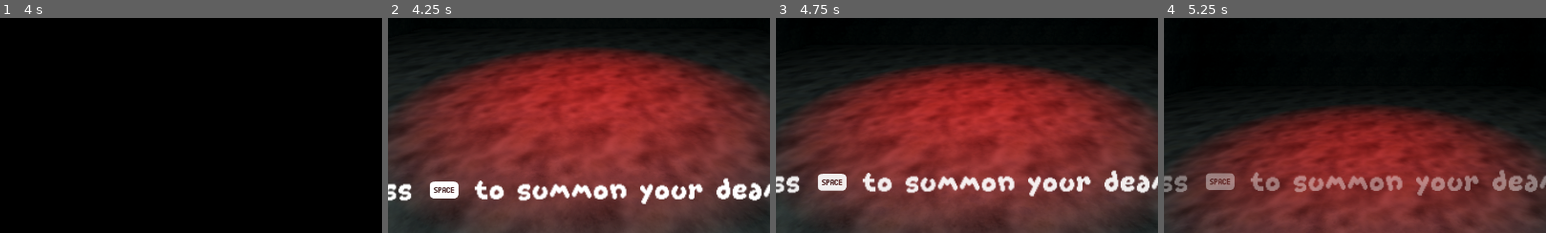
Above: before the commit, frames 1-4 (left to right).
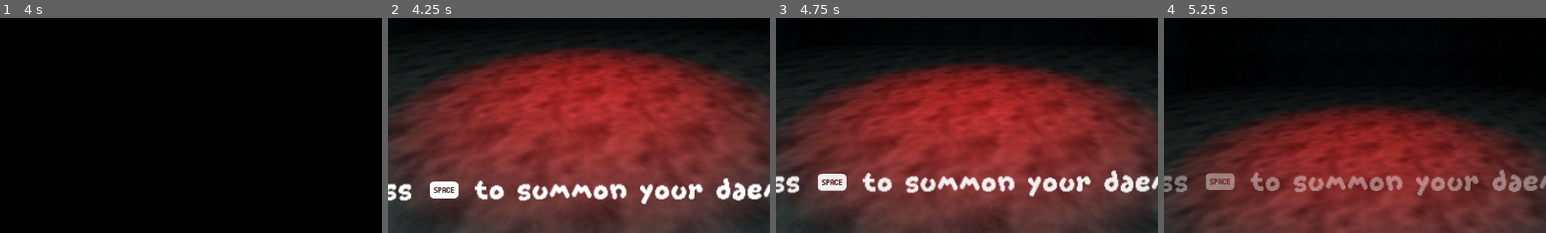
Above: after the commit, the same moments.

Repository: Bigaston/LDJam55
Game: Godot game, scene res://scenes/main.tscn
The game is run twice, just before and just after one commit, with the same random seed, the same clock (stepped at 60 frames per second) and the same inputs.
Inputs (mouse positions are % of the whole screen's width and height, from its top left):
- Up to frame 1 (4 s): move the mouse to (72, 45) at 0.52 s; hold E (book_right) 0.53-1.28 s; tap Space (use_spell) at 0.6, 1.35, 2, 2.1, 2.85, 3.6 s; tap Enter at 1.25, 2.75 s; move the mouse to (30, 55) at 1.27 s; hold S (move_backward) 1.28-2.03 s; move the mouse to (60, 28) at 2.02 s; hold E (book_right) 2.03-2.78 s; move the mouse to (45, 70) at 2.77 s; hold W (move_forward) 2.78-3.53 s; move the mouse to (80, 65) at 3.52 s; hold Q (book_left) from 3.53 s (still down)
- Up to frame 2 (4.25 s): keep holding Q (book_left)
- Up to frame 3 (4.75 s): keep holding Q (book_left); move the mouse to (20, 35) at 4.27 s; tap Space (use_spell) at 4.35 s
- Up to frame 4 (5.25 s): move the mouse to (55, 50) at 5.02 s; release Q (book_left) at 5.03 s; hold S (move_backward) from 5.03 s (still down); tap Space (use_spell) at 5.1 s
The pictures show only the part of the screen within x 24-74%, y 50-100%; the shares and areas given below are measured in that part.

Frame 1 is identical in both runs. In frame 2, 0.3% of the frame differs, in the area x 90-98%, y 76-86%; in frame 3, 0.3%; in frame 4, 0.2%.

Commit message:
Fix daemon spelling

Diff:
--- a/objects/Player.tscn
+++ b/objects/Player.tscn
@@ -350,7 +350,7 @@
 theme_override_fonts/normal_font = ExtResource("3_onvmg")
 theme_override_font_sizes/normal_font_size = 64
 bbcode_enabled = true
-text = "[center]Press [img]res://resources/ui/inputs/keyboard_space.png[/img] to try to fight a new deamon[/center]"
+text = "[center]Press [img]res://resources/ui/inputs/keyboard_space.png[/img] to try to fight a new daemon[/center]"
 
 [node name="AnimationPlayer" type="AnimationPlayer" parent="."]
 libraries = {
--- a/scenes/game/level.tscn
+++ b/scenes/game/level.tscn
@@ -474,7 +474,7 @@
 theme_override_fonts/normal_font = ExtResource("5_fp4o2")
 theme_override_font_sizes/normal_font_size = 62
 bbcode_enabled = true
-text = "Press [img]res://resources/ui/inputs/keyboard_space.png[/img] to summon your deamon!"
+text = "Press [img]res://resources/ui/inputs/keyboard_space.png[/img] to summon your daemon!"
 
 [node name="GPUParticles3D" type="GPUParticles3D" parent="Intro"]
 transform = Transform3D(1, 0, 0, 0, 1, 0, 0, 0, 1, 0, -0.0239636, 5)
